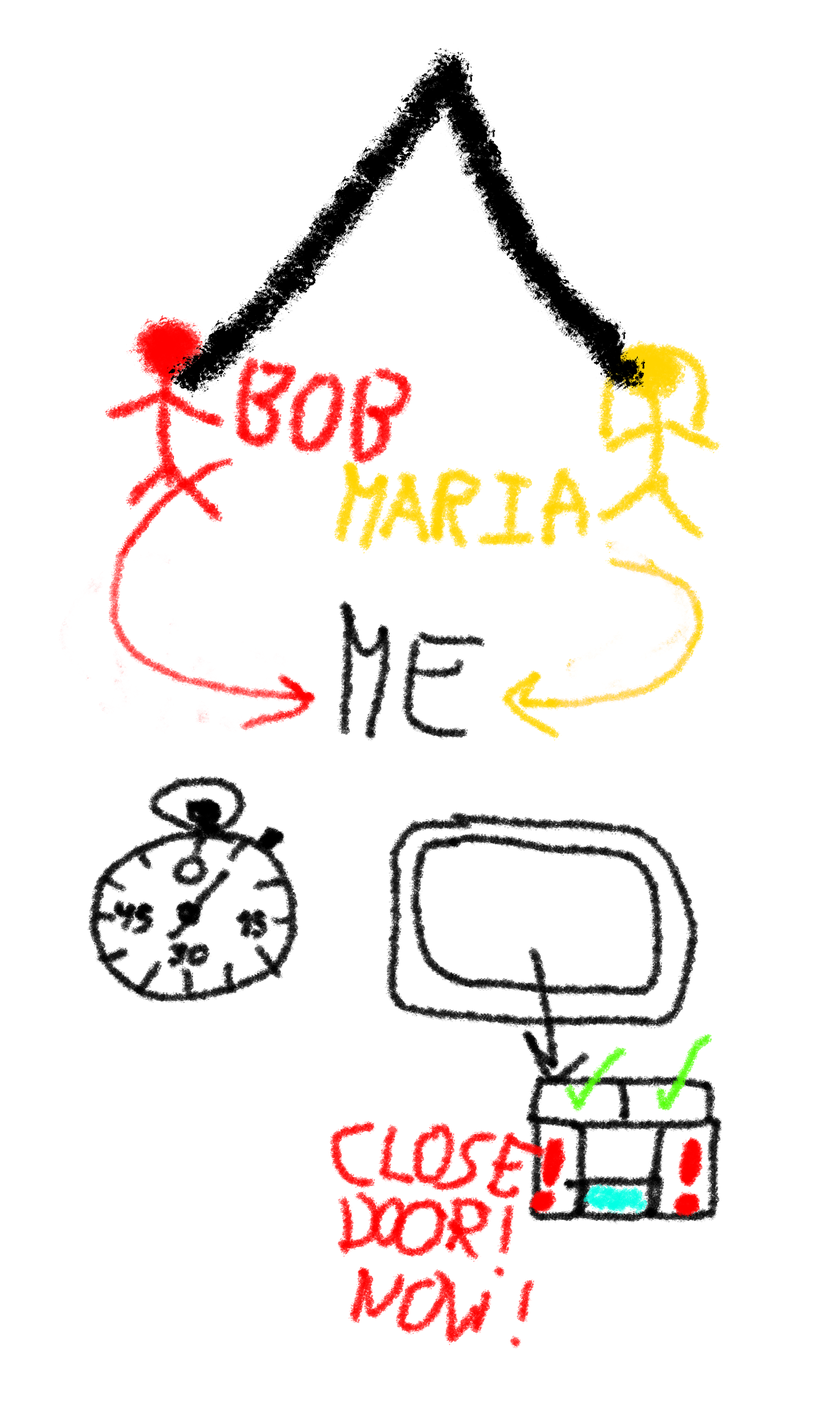
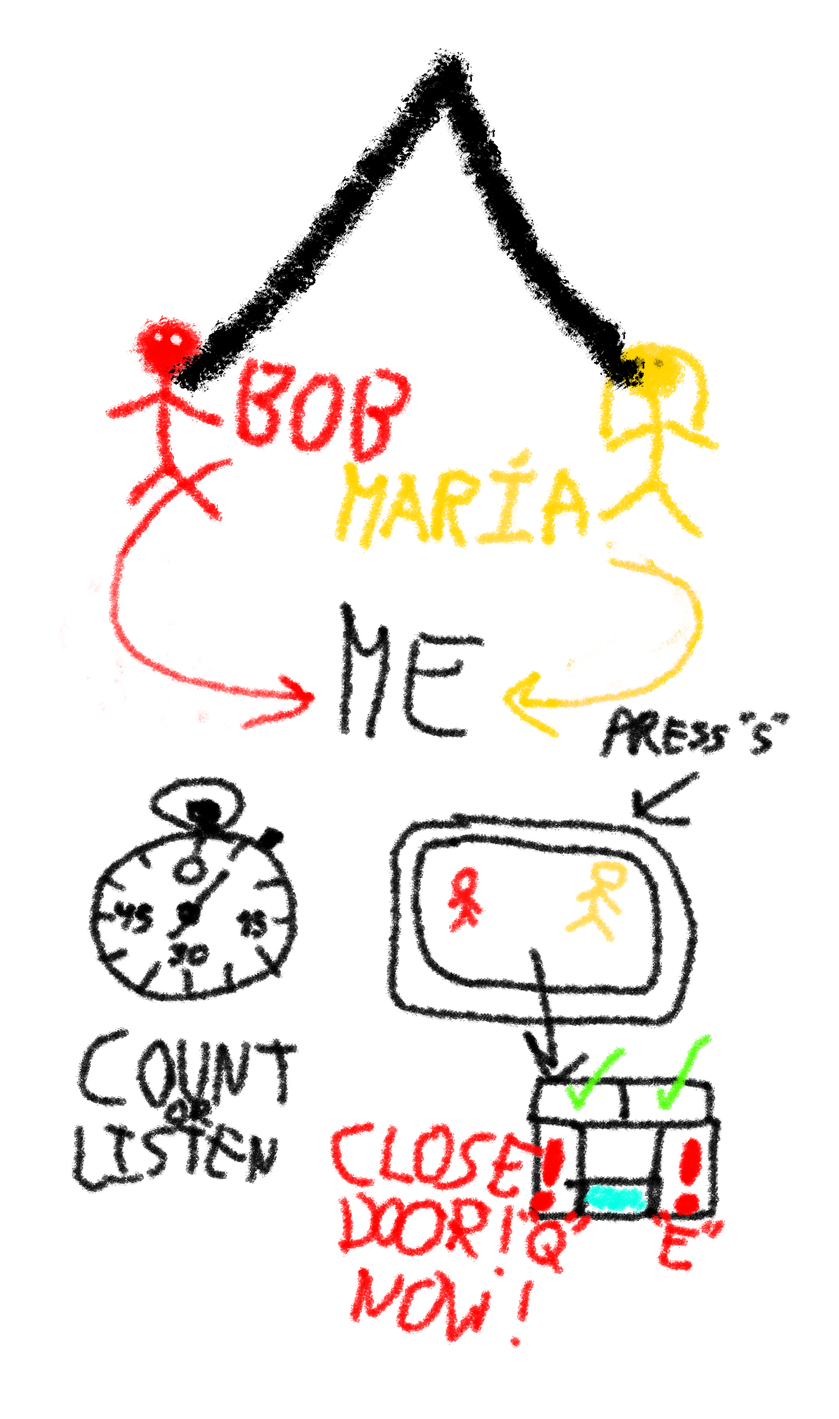
Comparing the layer stacks of the two 839x1419 images. Changes:
painted on "Layer #1" over [71, 330, 792, 1275]
